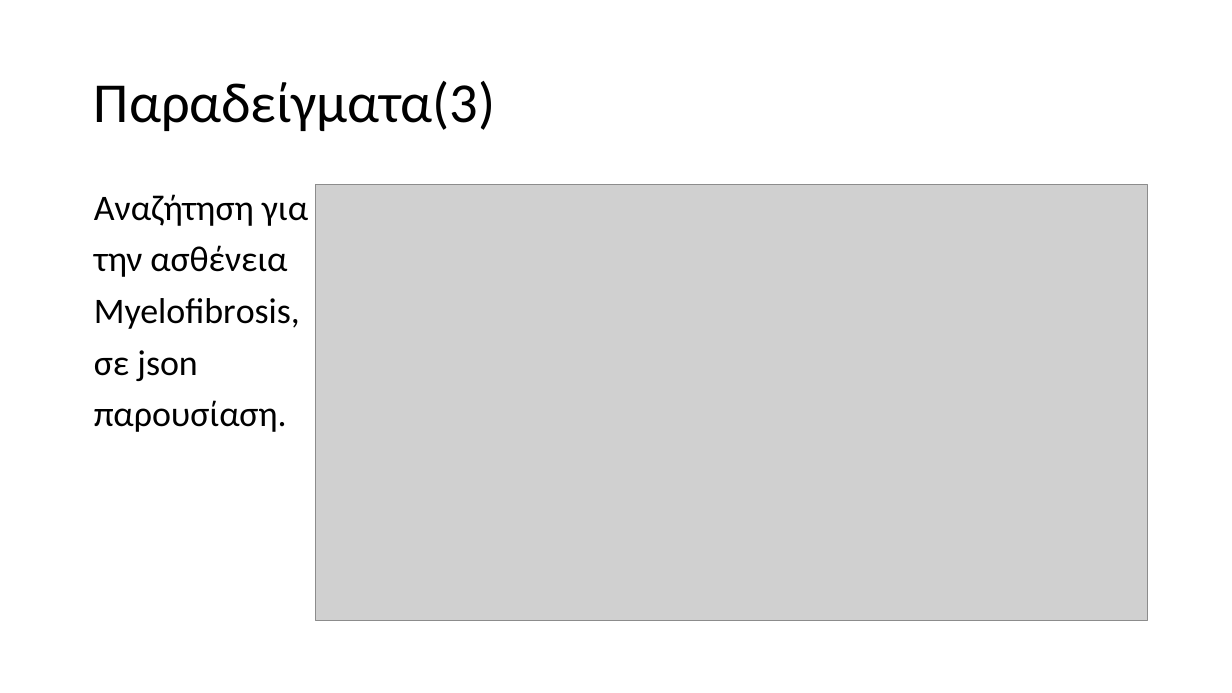
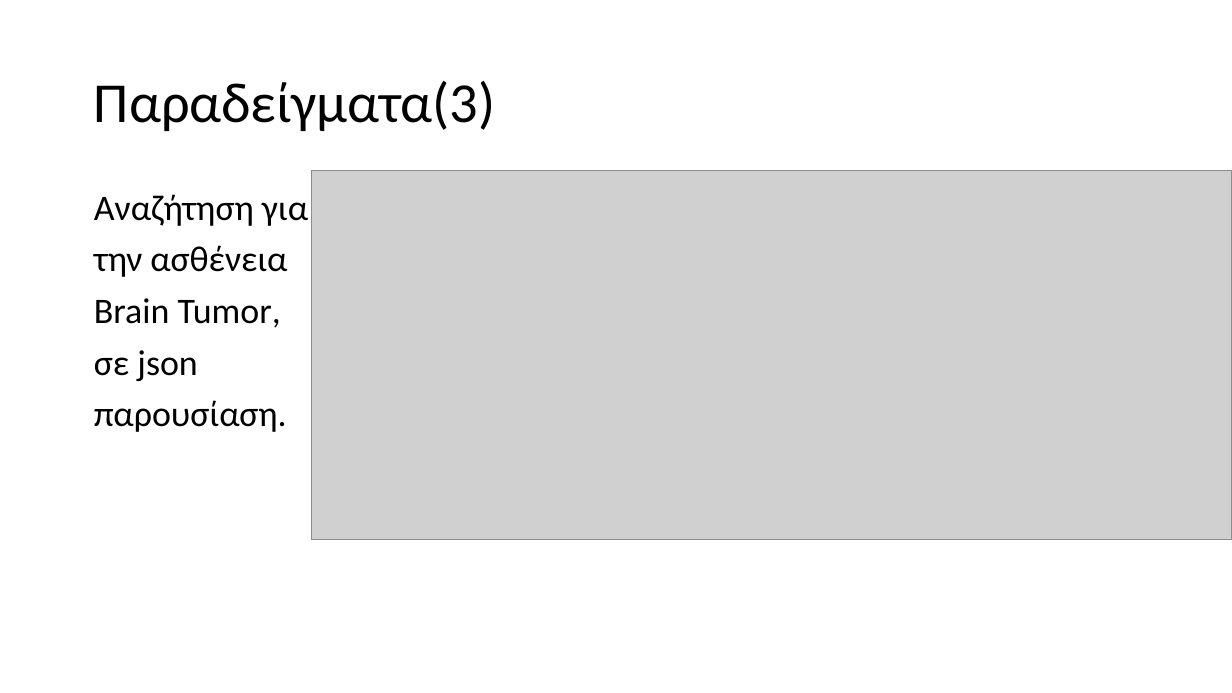
Before and after one commit to el17408/appathon-project, a slide deck: slide 9 of documentation/IaA_Project_Ρούσσης_Δημήτριος_el17408.pptx (slide 10 before the commit). Drawn at 1232x693 pixels with LibreOffice and Linux fonts; fonts in the diff are those of the drawing; grey boxes stand for pictures. Boxes give left, top, right and bottom in pixels: in the first picture for what was removed or moved away, otherwise in the second. Text is boxed around its words. In the diff, an @@ line names an element or a change of style, - is before the commit and + after.

```diff
--- a/documentation/IaA_Project_Ρούσσης_Δημήτριος_el17408.pptx
+++ b/documentation/IaA_Project_Ρούσσης_Δημήτριος_el17408.pptx
@@ picture: place and size @@
-picture at box(315, 185, 1147, 621)
+picture at box(312, 171, 1232, 540)
@@ text at box(94, 298, 281, 328): text changed @@
-Myelofibrοsis,
+Brain Tumor,
```
Also in this commit, not shown: 5 other slides changed, 1 slide removed, 1 other file.
